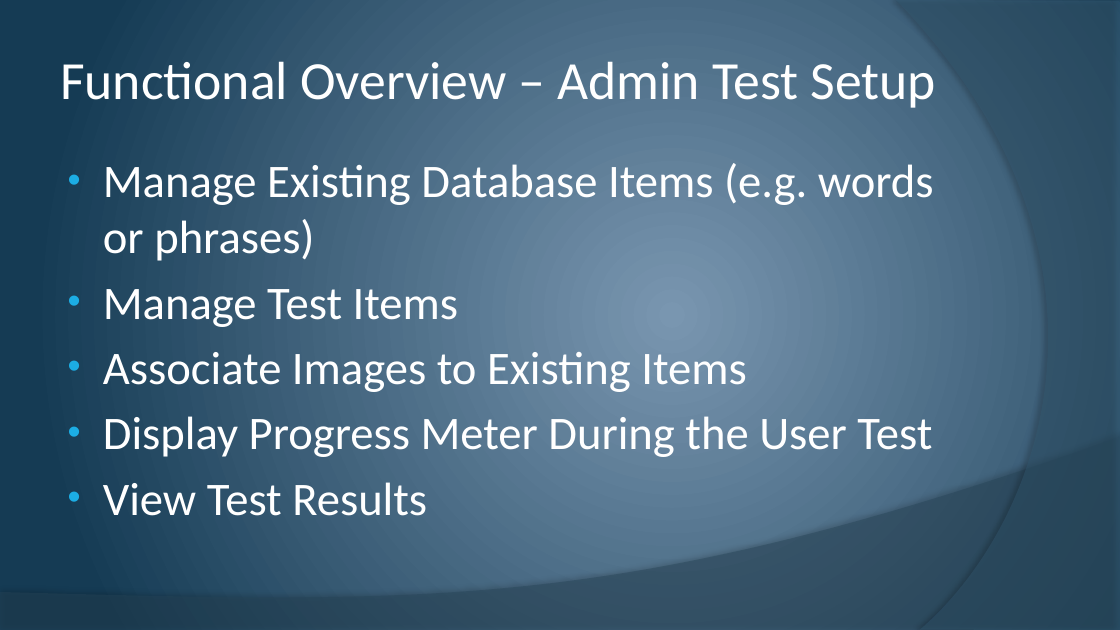
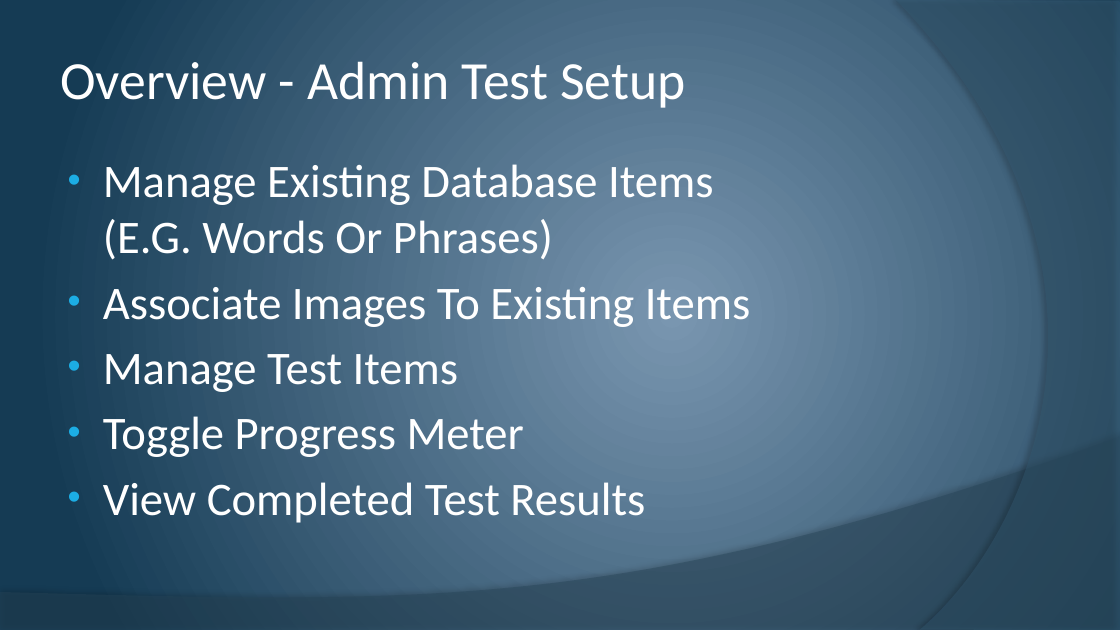
Before and after one commit to cstultz/cis234, a slide deck: slide 7 of assigns/assign10/t1-a10.pptx (slide 6 before the commit). Drawn at 1120x630 pixels with LibreOffice and Linux fonts; fonts in the diff are those of the drawing. Boxes give left, top, right and bottom in pixels: in the first picture for what was removed or moved away, otherwise in the second. Text is boxed around its words. In the diff, an @@ line names an element or a change of style, - is before the commit and + after.

```diff
--- a/assigns/assign10/t1-a10.pptx
+++ b/assigns/assign10/t1-a10.pptx
@@ title at (x1=60, y1=61, x2=685, y2=108): text changed @@
-Functional Overview – Admin Test Setup
+Overview - Admin Test Setup
@@ text at (x1=103, y1=164, x2=751, y2=327): text changed @@
-• Manage Existing Database Items (e.g. words or phrases)
+• Manage Existing Database Items
+  (E.G. Words Or Phrases)
+• Associate Images To Existing Items
@@ text at (x1=103, y1=416, x2=645, y2=523): text changed @@
-• Associate Images to Existing Items
-• Display Progress Meter During the User Test
-• View Test Results
+• Toggle Progress Meter
+• View Completed Test Results
```
Also in this commit, not shown: 10 other slides changed, 2 slides added, 1 slide removed.
